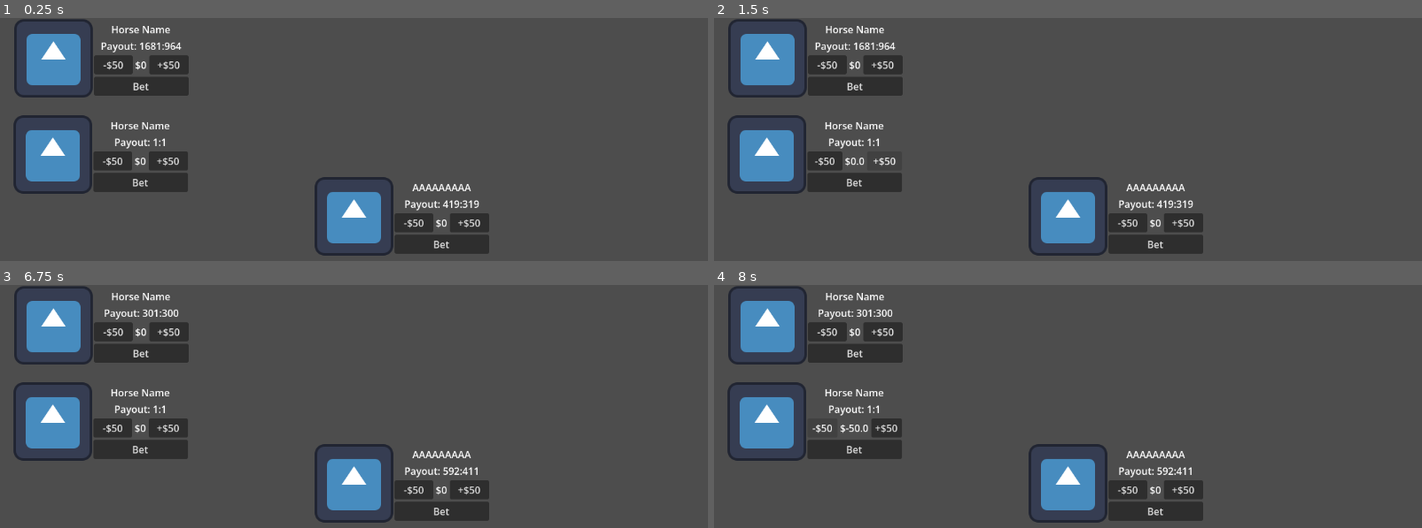
Above: before the commit, frames 1-4 (two rows, left to right).
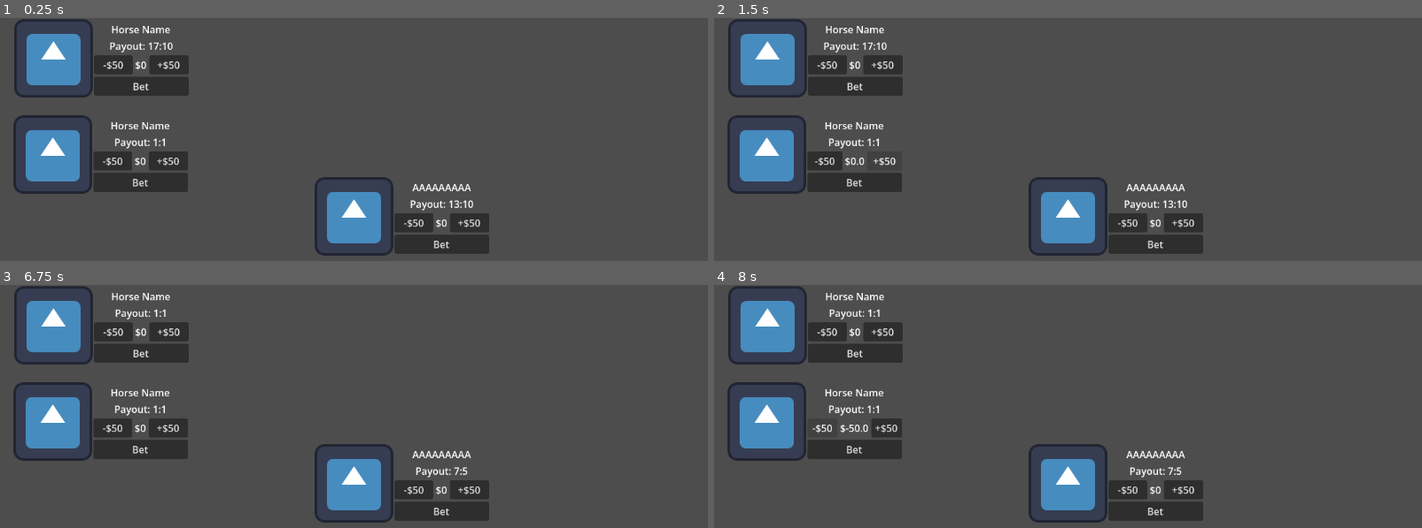
Above: after the commit, the same moments.

Repository: jayvinius/degen-devils
Game: Godot game, scene res://Levels/race_level.tscn
The game is run twice, just before and just after one commit, with the same random seed, the same clock (stepped at 60 frames per second) and the same inputs. The project has no main scene, so this scene is started directly. The engine's default icon, where the game draws it, is replaced by a stand-in: a white triangle on a blue panel in a dark square.
Inputs:
- Up to frame 1 (0.25 s): no input
- Up to frame 2 (1.5 s): click "-$50" at 0.5 s; click "+$50" at 1.25 s
- Up to frame 3 (6.75 s): click "Bet" at 2 s; tap Enter at 2.75 s; tap Space at 3.5 s; click "Continue" at 5.75 s; click "Race" at 6.5 s
- Up to frame 4 (8 s): click "-$50" at 7.25 s

The runs differ from the first frame. In frame 1, 0.4% of the frame differs, in the area x 14-68%, y 9-80%; in frame 2, 0.4%; in frame 3, 0.4%; in frame 4, 0.4%.

Commit message:
throwing object

Diff:
--- a/Entities/Horses/horse.gd
+++ b/Entities/Horses/horse.gd
@@ -1,5 +1,11 @@
 extends CharacterBody2D
 class_name Horse
+
+@export var texture: Texture2D:
+	set(v):
+		texture = v
+		if is_node_ready():
+			$Sprite2D.texture = v
 
 @export var horse_name: String = "Horse":
 	set(v):
@@ -51,11 +57,16 @@
 @export var player_horse: bool = false
 # Called when the node enters the scene tree for the first time.
 func _ready() -> void:
+	if texture:
+		$Sprite2D.texture = texture
 	# This is jank and I will do something different
 	# *eventually*
 	if not player_horse:
 		set_base("accel", randf_range(5, 20.0))
 		set_base("max_speed", randf_range(300, 750.0))
+
+	add_to_group("horses")
+
 	EventBus.connect("start_race", start_race)
 
 func start_race() -> void:
@@ -154,3 +165,6 @@
 	for effect in drug.effects:
 		effect.remove(self)
 	emit_signal("item_removed", drug)
+
+func take_damage() -> void:
+	print("ow")
--- a/Entities/Horses/horse.tscn
+++ b/Entities/Horses/horse.tscn
@@ -7,6 +7,7 @@
 size = Vector2(129, 128)
 
 [node name="Horse" type="CharacterBody2D" unique_id=1014873418]
+collision_mask = 3
 script = ExtResource("1_g6tiw")
 
 [node name="Sprite2D" type="Sprite2D" parent="." unique_id=1469360933]
--- a/Levels/race_level.gd
+++ b/Levels/race_level.gd
@@ -9,6 +9,10 @@
 	EventBus.connect("place_bet", bets_placed)
 
 	# TODO: spawn all horses at the race line
+	# holy shit this code is bad and I hate it with a passion
+	# please fix this josh
+	# seperate all of this data out to a resource maybe
+	# something that persists
 	var player_horse = horse_scene.instantiate()
 	player_horse.set_base("accel", Player.horse.get_base("accel"))
 	player_horse.set_base("max_speed", Player.horse.get_base("max_speed"))
@@ -25,7 +29,7 @@
 		if horse.get_stat("max_speed") > highest_speed:
 			highest_speed = horse.get_stat("max_speed")
 	for horse in %Horses.get_children():
-		horse.payout = highest_speed / horse.get_stat("max_speed")
+		horse.payout = roundf(highest_speed / horse.get_stat("max_speed") * 10.0) / 10.0
 
 func bets_placed(amount: float, path: NodePath) -> void:
 	for horse in %Horses.get_children():
--- a/Upgrades/Drugs/test_drug.tres
+++ b/Upgrades/Drugs/test_drug.tres
@@ -2,7 +2,9 @@
 
 [ext_resource type="Script" uid="uid://myohvyhvnv81" path="res://Upgrades/drug_effect.gd" id="1_jvqvc"]
 [ext_resource type="Script" uid="uid://ctx37q2brqdkh" path="res://Upgrades/stat_boost_effect.gd" id="2_tpojf"]
+[ext_resource type="PackedScene" uid="uid://jfrvjhn7gm2x" path="res://Upgrades/throwing_object.tscn" id="3_0sar3"]
 [ext_resource type="Script" uid="uid://bf3oayuti2o03" path="res://Upgrades/drug_data.gd" id="3_jnuwm"]
+[ext_resource type="Script" uid="uid://cr1p5u1e6mv4b" path="res://Upgrades/timer_effect.gd" id="3_tpojf"]
 
 [sub_resource type="Resource" id="Resource_x4m6p"]
 script = ExtResource("2_tpojf")
@@ -11,10 +13,16 @@
 is_multiplier = true
 metadata/_custom_type_script = "uid://ctx37q2brqdkh"
 
+[sub_resource type="Resource" id="Resource_jnuwm"]
+script = ExtResource("3_tpojf")
+interval = 0.6
+scene = ExtResource("3_0sar3")
+metadata/_custom_type_script = "uid://cr1p5u1e6mv4b"
+
 [resource]
 script = ExtResource("3_jnuwm")
 id = &"1"
 drug_name = "test drug"
 description = "please don't find this one"
-effects = Array[ExtResource("1_jvqvc")]([SubResource("Resource_x4m6p")])
+effects = Array[ExtResource("1_jvqvc")]([SubResource("Resource_x4m6p"), SubResource("Resource_jnuwm")])
 metadata/_custom_type_script = "uid://bf3oayuti2o03"
--- /dev/null
+++ b/Upgrades/throwing_object.gd
@@ -0,0 +1,31 @@
+extends Area2D
+
+@export var speed: float = 1250.0
+
+var _direction: Vector2 = Vector2.ZERO
+
+func _ready() -> void:
+	var thrower = get_parent()
+	var target = _find_target(thrower)
+	if target:
+		_direction = (target.global_position - global_position).normalized()
+
+func _process(delta: float) -> void:
+	global_position += _direction * speed * delta
+
+func _find_target(thrower: Node) -> Node:
+	var closest: Node = null
+	var closest_dist := INF
+	for horse in get_tree().get_nodes_in_group("horses"):
+		if horse == thrower:
+			continue
+		var dist = global_position.distance_to(horse.global_position)
+		if dist < closest_dist:
+			closest_dist = dist
+			closest = horse
+	return closest
+
+func _on_body_entered(body: Node2D) -> void:
+	if not body == get_parent():
+		body.take_damage()
+		queue_free()
--- /dev/null
+++ b/Upgrades/throwing_object.tscn
@@ -0,0 +1,21 @@
+[gd_scene format=3 uid="uid://jfrvjhn7gm2x"]
+
+[ext_resource type="Texture2D" uid="uid://s2xtylgdbcvo" path="res://icon.svg" id="1_nggmq"]
+[ext_resource type="Script" uid="uid://c11bgsnwb6xb3" path="res://Upgrades/throwing_object.gd" id="1_uhxgt"]
+
+[sub_resource type="RectangleShape2D" id="RectangleShape2D_uhxgt"]
+size = Vector2(38, 37)
+
+[node name="ThrowingObject" type="Area2D" unique_id=1792495094]
+script = ExtResource("1_uhxgt")
+
+[node name="CollisionShape2D" type="CollisionShape2D" parent="." unique_id=912410389]
+position = Vector2(0, 0.5)
+shape = SubResource("RectangleShape2D_uhxgt")
+
+[node name="Sprite2D" type="Sprite2D" parent="." unique_id=875235146]
+position = Vector2(1.9073486e-06, -1.9073486e-06)
+scale = Vector2(0.31249997, 0.31249997)
+texture = ExtResource("1_nggmq")
+
+[connection signal="body_entered" from="." to="." method="_on_body_entered"]
--- /dev/null
+++ b/Upgrades/timer_effect.gd
@@ -0,0 +1,31 @@
+extends DrugEffect
+class_name TimerEffect
+
+
+@export var interval: float = 1.0
+@export var scene: PackedScene
+
+var _timer: Timer
+
+func apply(owner: Node) -> void:
+	_timer = Timer.new()
+	_timer.wait_time = interval
+	_timer.autostart = false
+	_timer.timeout.connect(_tick.bind(owner))
+	owner.add_child(_timer)
+	EventBus.connect("start_race", _start)
+
+func _start() -> void:
+	if _timer.is_stopped():
+		_timer.start()
+
+func remove(owner: Node) -> void:
+	if _timer:
+		_timer.stop()
+		_timer.queue_free()
+		_timer = null
+
+func _tick(owner: Node) -> void:
+	if scene:
+		var instance = scene.instantiate()
+		owner.add_child(instance)
Not shown, added: Upgrades/throwing_object.gd.uid
Not shown, added: Upgrades/timer_effect.gd.uid
Not shown, added: horses/horseelectricc.png.import
Not shown, added: horses/horseflowerc.png.import
